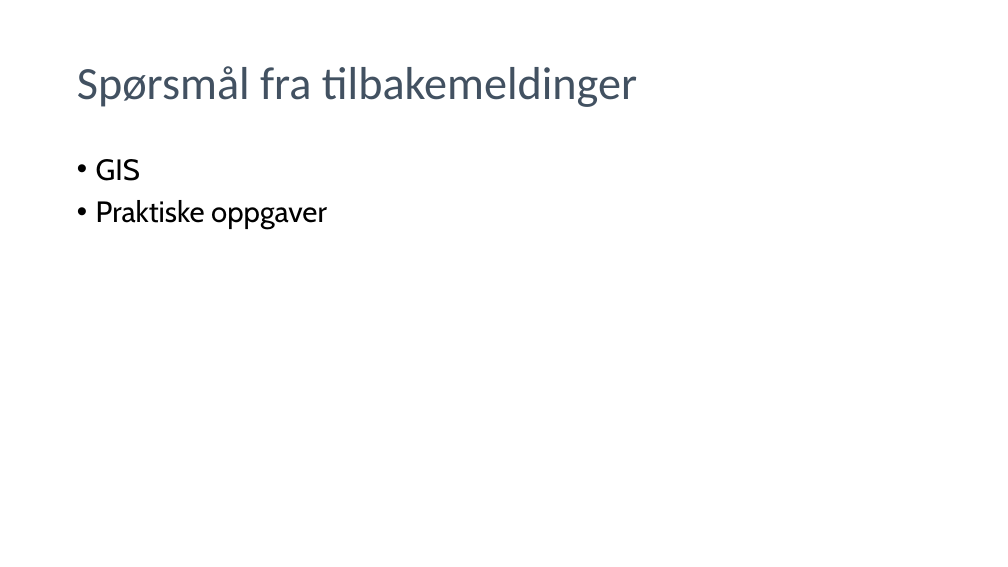
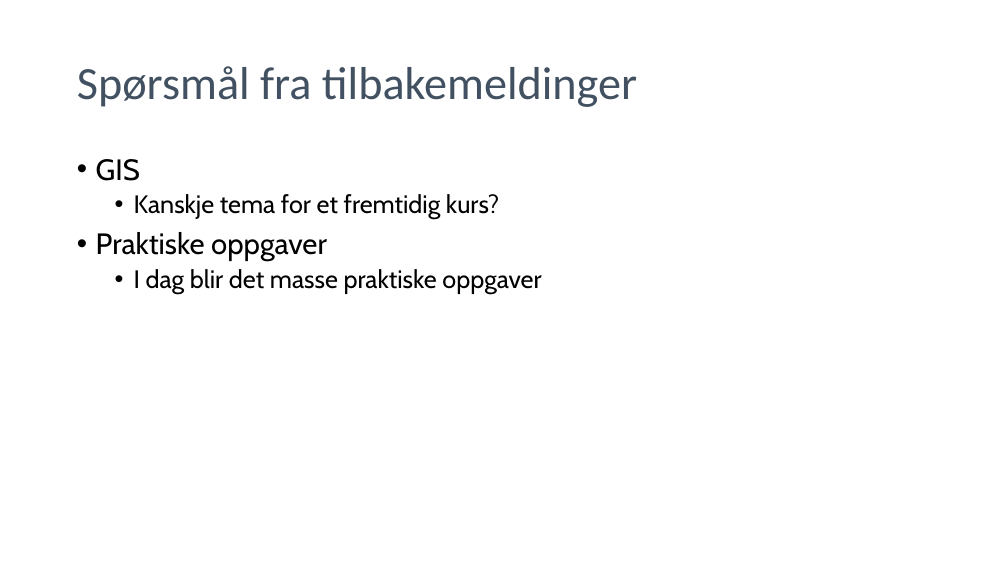
Before and after one commit to pandaAPIkurs/kursdata, a slide deck: slide 11 of Trinn2.pptx (slide 12 before the commit). Drawn at 1008x567 pixels with LibreOffice and Linux fonts; fonts in the diff are those of the drawing; background and template pictures are left out. Boxes give left, top, right and bottom in pixels: in the first picture for what was removed or moved away, otherwise in the second. Text is boxed around its words. In the diff, an @@ line names an element or a change of style, - is before the commit and + after.

```diff
--- a/Trinn2.pptx
+++ b/Trinn2.pptx
@@ text at (134,194,499,219): paragraph added @@
+  • Kanskje tema for et fremtidig kurs?
@@ text at (134,269,541,294): paragraph added @@
+  • I dag blir det masse praktiske oppgaver
```
Also in this commit, not shown: 5 other slides changed, 7 slides added, 4 slides removed, 5 other files.
